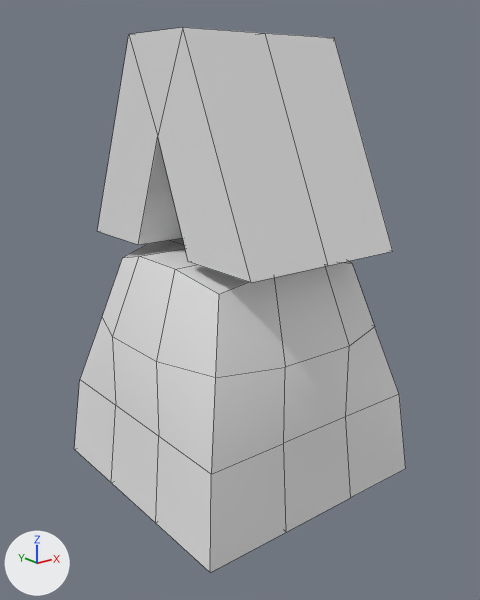
Renders of the FBX model Assets/GFX/Fbx/Enancher.fbx from each side of a commit.
Rendered twice from a 50 mm lens placed at (-0.974, -4.37, 1.399), pointed at (0.492, -2.539, 0.666). The axes (+X, +Y, +Z) are drawn at lower left. The lights are the same throughout. Mesh edges are drawn as thin lines. Where no turn or scale is listed for an object, it has been applied to the vertices.

In view in the first picture: 'Cube.004', 'Structure2'.
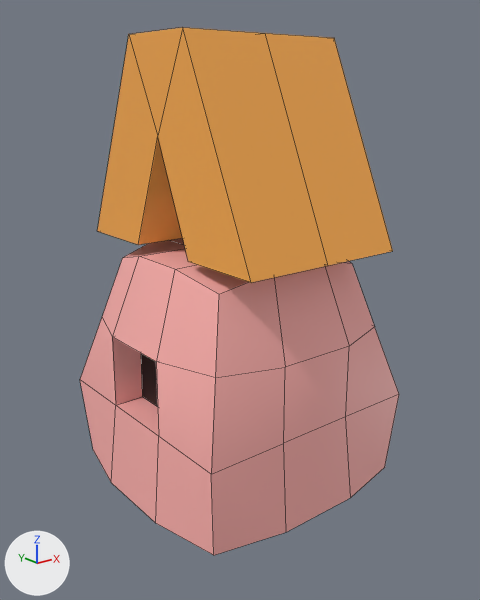
Location of each change, (x1, y1, x2, y2) in pixels of the pictures (480 x 600 px):
'Structure2', reshaped: before (74, 238, 406, 573); after (80, 238, 399, 555)
'Cube.004', recoloured, surface changed (grey to orange): (97, 27, 393, 283) in both
part 1 of me_cube_003, cut back: before (74, 337, 406, 573); after (80, 337, 399, 555)
part 2 of me_cube_003, recoloured (grey to pink): (80, 238, 399, 532) in both

Edits to the bpy script that builds the scene:
```text
Add img_texture_structures_png:
    img_texture_structures_png = load_image('Texture_structures.png', '../Textures/Texture_structures.png', 1024, 1024, 'sRGB')
Add mat_material_002:
    mat_material_002 = principled_material('Material.002')
    mat_material_002.texture = img_texture_structures_png
Change me_cube_003:
    used by ob_structure2; location = (0.5, -2.5, 0.0)
    verts and faces of me_cube_003; kept vertices keep their numbers, new ones are numbered from 60
    before: 0 (0.476, -0.476, -0.017) at pixel (405, 468), 2 (-0.476, -0.476, -0.017) at pixel (210, 572), 4 (0.476, 0.476, -0.017), 6 (-0.476, 0.476, -0.017) at pixel (74, 449), 8 (-0.476, 0.159, -0.017) at pixel (111, 482)
    before: 9 (-0.476, -0.159, -0.017) at pixel (155, 523), 12 (0.476, -0.159, -0.017), 13 (0.476, 0.159, -0.017), 28 (-0.441, -0.147, 0.569) at pixel (156, 361), 29 (-0.443, -0.148, 0.301) at pixel (158, 436)
    before: 30 (-0.441, 0.147, 0.569) at pixel (112, 336), 31 (-0.443, 0.148, 0.301) at pixel (115, 405), 32 (-0.159, -0.476, -0.017) at pixel (286, 532), 33 (0.159, -0.476, -0.017) at pixel (350, 497), 36 (0.159, 0.476, -0.017)
    before: 37 (-0.159, 0.476, -0.017), 44 (-0.142, -0.142, 0.0), 45 (0.142, -0.142, 0.0), 46 (-0.142, 0.142, 0.0), 47 (0.142, 0.142, 0.0)
    remove me_cube_003.from_pydata(...)  # 60 vertices, 58 faces; spans x -0.476..0.476, y -0.476..0.476, z -0.017..0.853
    add me_cube_003.from_pydata(...)  # 60 vertices, 53 faces; spans x -0.476..0.476, y -0.476..0.476, z -0.017..0.853
    me_cube_003 part 1
    add delete_vertices([*range(44, 48)])  # with the faces that use them
    add delete_faces([(28, 30, 31, 29)])
    add verts[0] = (0.42, -0.42, -0.017)  # moved, pixel (384, 467)
    add verts[2] = (-0.42, -0.42, -0.017)  # moved, pixel (213, 555)
    add verts[4] = (0.42, 0.42, -0.017)  # moved
    add verts[6] = (-0.42, 0.42, -0.017)  # moved, pixel (93, 450)
    add for new, old in zip([*range(60, 64)], [*range(28, 32)]): verts[new] = verts[old] + (0.113, 0.0, 0.0)
    add faces += [(28, 30, 62, 60), (30, 31, 63, 62), (28, 60, 61, 29), (29, 61, 63, 31), (60, 62, 63, 61)]
    me_cube_003 part 2: 48 faces spanning x -0.476..0.476, y -0.476..0.476, z -0.017..0.853 switch from no material to mat_material_002 (picture img_texture_structures_png)
Change me_cube_005:
    where me_cube_005.from_pydata(...)  # 21 vertices, 20 faces; spans x -0.313..0.313, y -0.469..0.469, z -0.469..0.225
    used by ob_cube_004; location = (0.5, -2.5, 1.351)
    me_cube_005 part 3: texture (UV) coordinates of 20 of 20 faces, centred in x -0.313..0.313, y -0.313..0.313, z -0.469..0.225, changed; they spanned u 0.0..0.79, v 0.0..0.67 and now span u 0.05..0.05, v 0.69..0.69
    add me_cube_005.materials.append(mat_material_002)  # picture img_texture_structures_png
```
